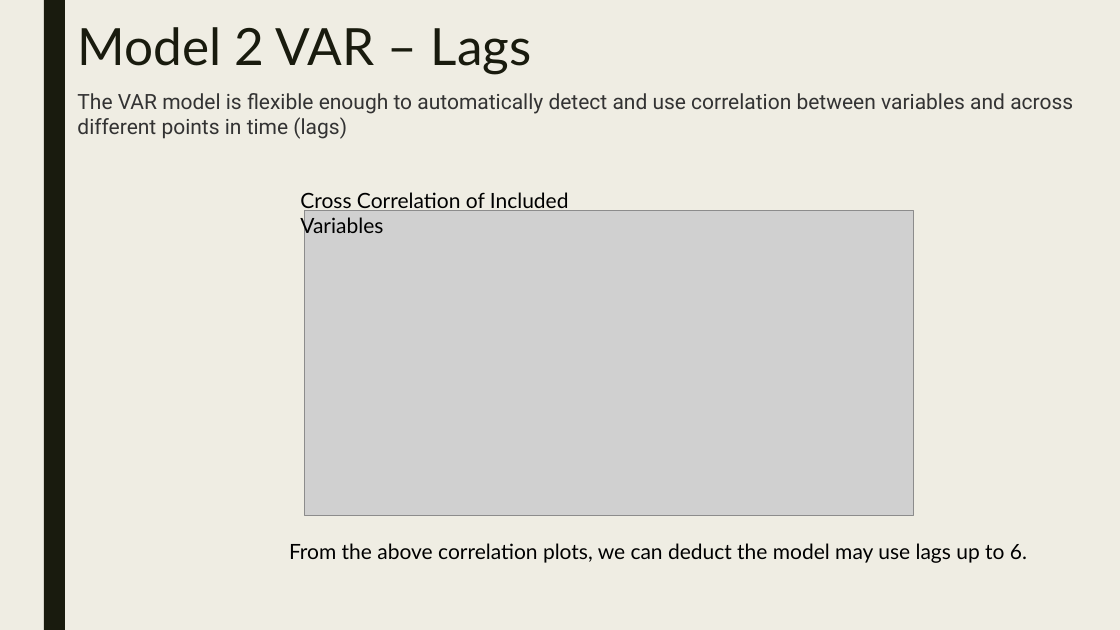
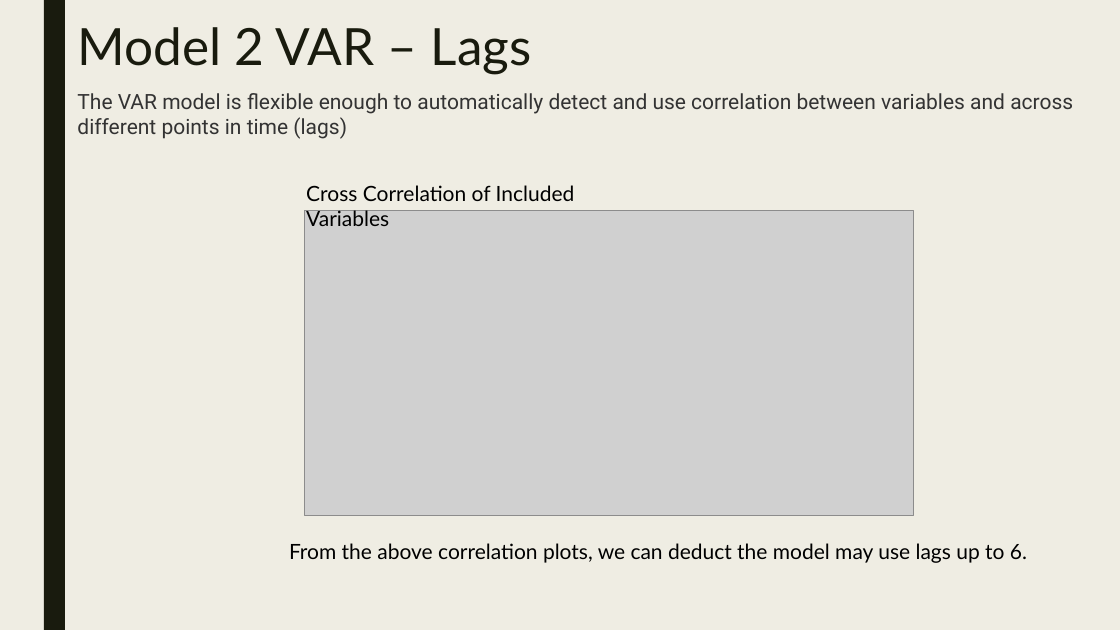
Before and after one commit to maxmoro/TimeSeriesProject, a slide deck: slide 8 of Attrition Analysis Part 2.pptx. Drawn at 1120x630 pixels with LibreOffice and Linux fonts; fonts in the diff are those of the drawing; grey boxes stand for pictures. Boxes give left, top, right and bottom in pixels: in the first picture for what was removed or moved away, otherwise in the second. Text is boxed around its words. In the diff, an @@ line names an element or a change of style, - is before the commit and + after.

```diff
--- a/Attrition Analysis Part 2.pptx
+++ b/Attrition Analysis Part 2.pptx
@@ text "Cross Correlation of Included Variables" rewrapped from [300, 192, 569, 238] to [306, 185, 575, 226] @@
```
Also in this commit, not shown: 15 other slides changed, 2 other files.
